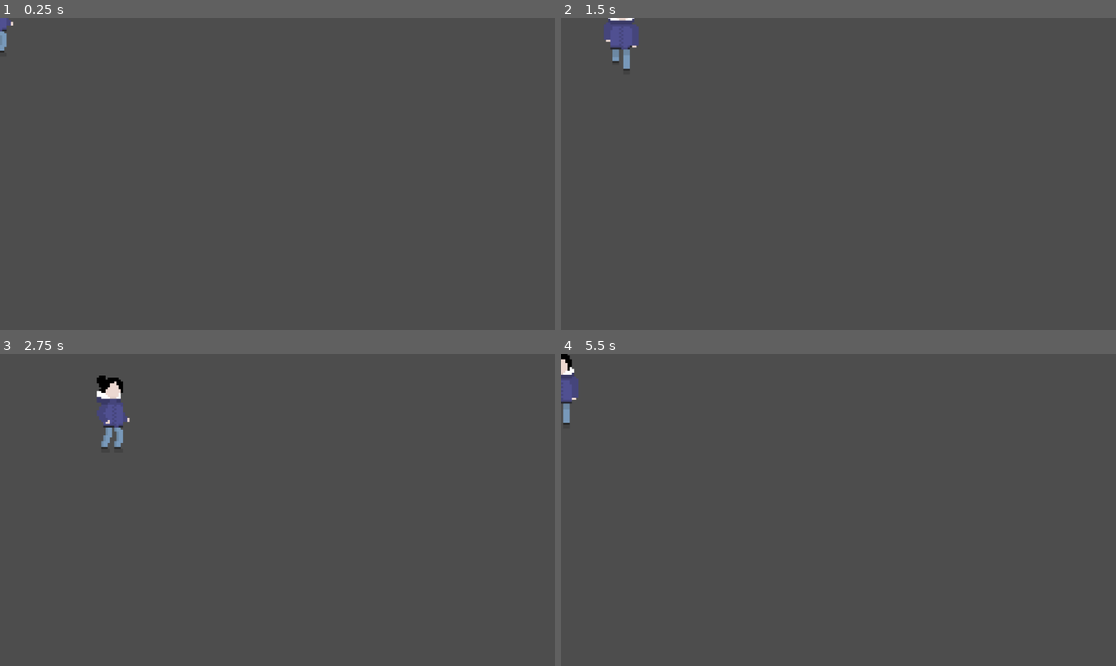
Above: before the commit, frames 1-4 (two rows, left to right).
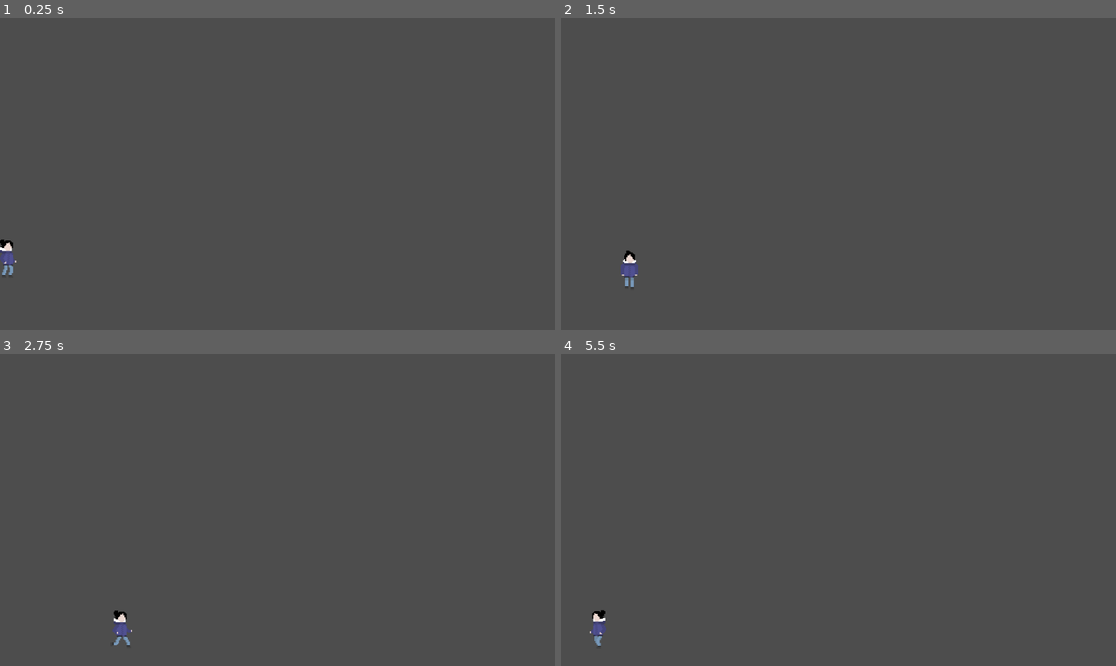
Above: after the commit, the same moments.

Repository: Vinnie-Jung/Som-da-Escuridao
Game: Godot game, scene res://scenes/level_01.tscn
Two runs of this game, one before a commit and one after it. Both use one fixed random seed, a clock stepped at 60 frames per second and the inputs below. The project has no main scene, so this scene is started directly.
Inputs:
- Up to frame 1 (0.25 s): no input
- Up to frame 2 (1.5 s): tap Enter at 0.5 s; hold D (MoveRight) 0.53-1.28 s; hold Shift (Sprint, bound only after the commit) 0.53-1.28 s; hold S (MoveDown) from 1.28 s (still down); tap Shift (Sprint, bound only after the commit) at 1.35 s
- Up to frame 3 (2.75 s): release S (MoveDown) at 2.03 s; hold D (MoveRight) from 2.03 s (still down); hold Shift (Sprint, bound only after the commit) from 2.03 s (still down)
- Up to frame 4 (5.5 s): release D (MoveRight) at 2.78 s; release Shift (Sprint, bound only after the commit) at 2.78 s; hold W (MoveUp) 2.78-3.53 s; tap Shift (Sprint, bound only after the commit) at 2.85, 4.35 s; hold Shift (Sprint, bound only after the commit) 3.53-4.28 s; hold A (MoveLeft) 3.53-5.03 s; hold S (MoveDown) from 5.03 s (still down); hold Shift (Sprint, bound only after the commit) from 5.03 s (still down)

The runs differ from the first frame. In frame 1, 0.4% of the frame differs, in the area x 0-4%, y 0-83%; in frame 2, 0.9%; in frame 3, 1.1%, in the area x 17-24%, y 6-94%; in frame 4, 0.7%.

Commit message:
[PLAYER-MOVEMENT] - Criando mecânica de corrida par ao jogador

Diff:
--- a/project.godot
+++ b/project.godot
@@ -19,21 +19,30 @@
 MoveUp={
 "deadzone": 0.5,
 "events": [Object(InputEventKey,"resource_local_to_scene":false,"resource_name":"","device":-1,"window_id":0,"alt_pressed":false,"shift_pressed":false,"ctrl_pressed":false,"meta_pressed":false,"pressed":false,"keycode":0,"physical_keycode":87,"key_label":0,"unicode":119,"echo":false,"script":null)
+, Object(InputEventKey,"resource_local_to_scene":false,"resource_name":"","device":-1,"window_id":0,"alt_pressed":false,"shift_pressed":false,"ctrl_pressed":false,"meta_pressed":false,"pressed":false,"keycode":0,"physical_keycode":4194320,"key_label":0,"unicode":0,"echo":false,"script":null)
 ]
 }
 MoveDown={
 "deadzone": 0.5,
 "events": [Object(InputEventKey,"resource_local_to_scene":false,"resource_name":"","device":-1,"window_id":0,"alt_pressed":false,"shift_pressed":false,"ctrl_pressed":false,"meta_pressed":false,"pressed":false,"keycode":0,"physical_keycode":83,"key_label":0,"unicode":115,"echo":false,"script":null)
+, Object(InputEventKey,"resource_local_to_scene":false,"resource_name":"","device":-1,"window_id":0,"alt_pressed":false,"shift_pressed":false,"ctrl_pressed":false,"meta_pressed":false,"pressed":false,"keycode":0,"physical_keycode":4194322,"key_label":0,"unicode":0,"echo":false,"script":null)
 ]
 }
 MoveLeft={
 "deadzone": 0.5,
 "events": [Object(InputEventKey,"resource_local_to_scene":false,"resource_name":"","device":-1,"window_id":0,"alt_pressed":false,"shift_pressed":false,"ctrl_pressed":false,"meta_pressed":false,"pressed":false,"keycode":0,"physical_keycode":65,"key_label":0,"unicode":97,"echo":false,"script":null)
+, Object(InputEventKey,"resource_local_to_scene":false,"resource_name":"","device":-1,"window_id":0,"alt_pressed":false,"shift_pressed":false,"ctrl_pressed":false,"meta_pressed":false,"pressed":false,"keycode":0,"physical_keycode":4194319,"key_label":0,"unicode":0,"echo":false,"script":null)
 ]
 }
 MoveRight={
 "deadzone": 0.5,
 "events": [Object(InputEventKey,"resource_local_to_scene":false,"resource_name":"","device":-1,"window_id":0,"alt_pressed":false,"shift_pressed":false,"ctrl_pressed":false,"meta_pressed":false,"pressed":false,"keycode":0,"physical_keycode":68,"key_label":0,"unicode":100,"echo":false,"script":null)
+, Object(InputEventKey,"resource_local_to_scene":false,"resource_name":"","device":-1,"window_id":0,"alt_pressed":false,"shift_pressed":false,"ctrl_pressed":false,"meta_pressed":false,"pressed":false,"keycode":0,"physical_keycode":4194321,"key_label":0,"unicode":0,"echo":false,"script":null)
+]
+}
+Sprint={
+"deadzone": 0.5,
+"events": [Object(InputEventKey,"resource_local_to_scene":false,"resource_name":"","device":-1,"window_id":0,"alt_pressed":false,"shift_pressed":false,"ctrl_pressed":false,"meta_pressed":false,"pressed":false,"keycode":0,"physical_keycode":4194325,"key_label":0,"unicode":0,"echo":false,"script":null)
 ]
 }
 
--- a/scenes/level_01.tscn
+++ b/scenes/level_01.tscn
@@ -5,3 +5,4 @@
 [node name="Level_01" type="Node2D"]
 
 [node name="Player" parent="." instance=ExtResource("1_j3306")]
+position = Vector2(20, 500)
--- a/scenes/player.tscn
+++ b/scenes/player.tscn
@@ -77,6 +77,26 @@
 atlas = ExtResource("4_iew3n")
 region = Rect2(480, 0, 96, 176)
 
+[sub_resource type="AtlasTexture" id="AtlasTexture_4wqau"]
+atlas = ExtResource("2_84gxq")
+region = Rect2(0, 0, 112, 160)
+
+[sub_resource type="AtlasTexture" id="AtlasTexture_uad3o"]
+atlas = ExtResource("2_84gxq")
+region = Rect2(112, 0, 112, 160)
+
+[sub_resource type="AtlasTexture" id="AtlasTexture_oyjht"]
+atlas = ExtResource("2_84gxq")
+region = Rect2(224, 0, 112, 160)
+
+[sub_resource type="AtlasTexture" id="AtlasTexture_sqbwg"]
+atlas = ExtResource("2_84gxq")
+region = Rect2(336, 0, 112, 160)
+
+[sub_resource type="AtlasTexture" id="AtlasTexture_en2wu"]
+atlas = ExtResource("2_84gxq")
+region = Rect2(448, 0, 112, 160)
+
 [sub_resource type="SpriteFrames" id="SpriteFrames_0mph0"]
 animations = [{
 "frames": [{
@@ -128,7 +148,7 @@
 }],
 "loop": true,
 "name": &"running_side",
-"speed": 8.0
+"speed": 5.0
 }, {
 "frames": [{
 "duration": 1.0,
@@ -152,20 +172,40 @@
 "loop": true,
 "name": &"running_up",
 "speed": 8.0
+}, {
+"frames": [{
+"duration": 1.0,
+"texture": SubResource("AtlasTexture_4wqau")
+}, {
+"duration": 1.0,
+"texture": SubResource("AtlasTexture_uad3o")
+}, {
+"duration": 1.0,
+"texture": SubResource("AtlasTexture_oyjht")
+}, {
+"duration": 1.0,
+"texture": SubResource("AtlasTexture_sqbwg")
+}, {
+"duration": 1.0,
+"texture": SubResource("AtlasTexture_en2wu")
+}],
+"loop": true,
+"name": &"sprint",
+"speed": 10.0
 }]
 
 [sub_resource type="CapsuleShape2D" id="CapsuleShape2D_mqaye"]
 radius = 19.0
 height = 136.0
 
-[node name="Player" type="CharacterBody2D"]
+[node name="player" type="CharacterBody2D"]
+scale = Vector2(0.5, 0.5)
 script = ExtResource("1_l3ug1")
 
-[node name="Animation" type="AnimatedSprite2D" parent="."]
+[node name="animation" type="AnimatedSprite2D" parent="."]
 scale = Vector2(1.12946, 1)
 sprite_frames = SubResource("SpriteFrames_0mph0")
-animation = &"running_up"
-frame_progress = 0.520781
-
-[node name="Collision" type="CollisionShape2D" parent="."]
+animation = &"sprint"
+
+[node name="collision" type="CollisionShape2D" parent="."]
 shape = SubResource("CapsuleShape2D_mqaye")
--- a/scripts/player.gd
+++ b/scripts/player.gd
@@ -1,32 +1,47 @@
 extends CharacterBody2D
 
 @onready var _direction : Vector2 = Vector2.ZERO
+@onready var _sprinting : bool = false
+@onready var _sprintSpeed : float = 0.0
 
-const _SPEED : float = 10000.0
+@onready var _startPosition = self.transform.get_origin()
+
+const _SPEED : float = 5000.0
+
+func _process(delta):
+	_sprintSpeed = 2.0 if (_sprinting) else 1.0
+
+	# Key listeners
+	if (Input.is_action_pressed("Sprint")):
+		_sprinting = true
+	else:
+		_sprinting = false
+
 
 func _physics_process(delta : float) -> void:
 	_movement(delta)
 	_animation()
 	move_and_slide()
 
+
 func _movement(delta : float) -> void:
 	# Verifies player direction
 	_direction = Input.get_vector("MoveLeft", "MoveRight", "MoveUp", "MoveDown")
 	_direction = _direction.normalized() # Diagonals don't duplicate player's speed
 
-	self.velocity = _direction * (_SPEED * delta)
+	self.velocity = _direction * (_SPEED * delta) * _sprintSpeed
 
 
 func _animation() -> void:
 	# Animation tree (temporary)
-	if (_direction.y == -1):
-		$Animation.play("running_up")
+	if (_sprinting):
+		$animation.play("sprint")
+	elif (_direction.y == -1):
+		$animation.play("running_up")
 	elif (_direction.y == 1):
-		$Animation.play("running_down")
+		$animation.play("running_down")
 	elif (_direction.x != 0):
-		$Animation.play("running_side")
-		$Animation.flip_h = false
-		if (_direction.x < 0):
-			$Animation.flip_h = true
+		$animation.play("running_side")
+		$animation.flip_h = false if (_direction.x > 0) else true
 	else:
-		$Animation.play("idle")
+		$animation.play("idle")
Not shown: 1 places in scenes/player.tscn that only renumber resources
